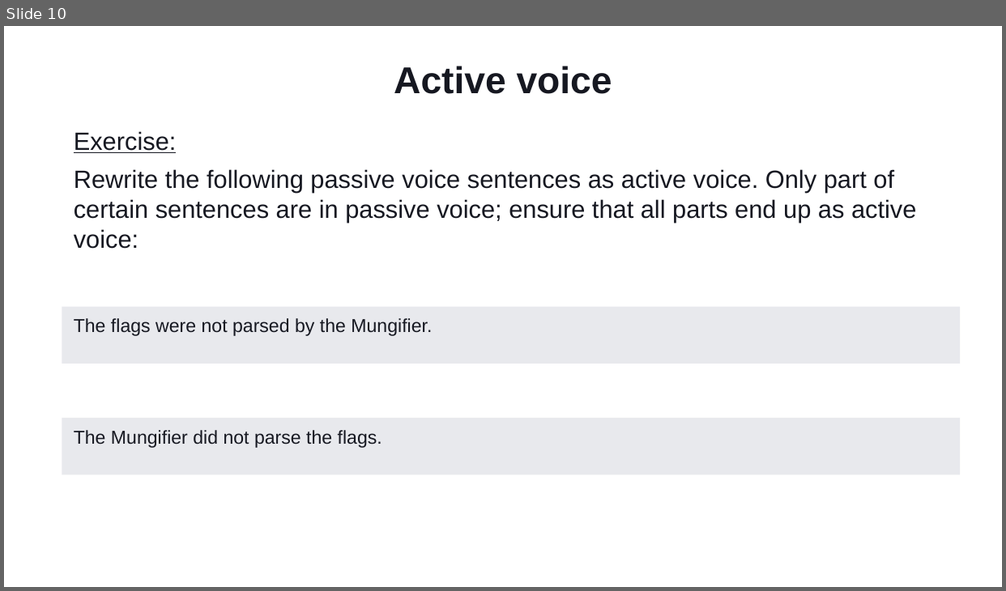
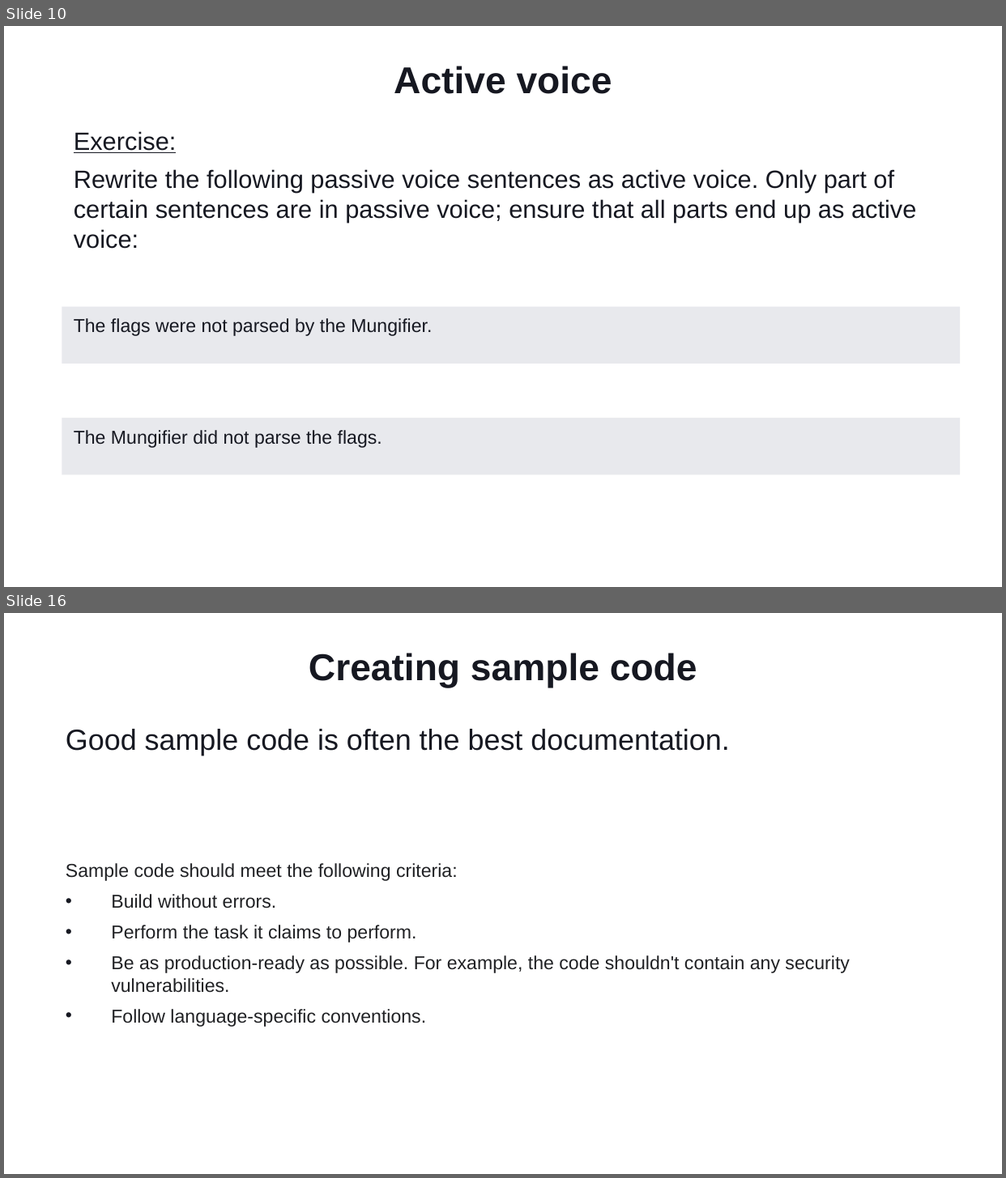
Before and after one commit to Ungerfall/ungerfall.github.io, a slide deck: presentation/tech-writing/tech-writing-azure-static-web-apps.pptx. Shown one above the other, each under a label of ours: slide 10 before the commit, slides 10 and 16 after it; the slides between them are not shown. The pictures are 1006x591 and 1006x1178 pixels, drawn with LibreOffice and Linux fonts; fonts in the diff are those of the drawing; background and template pictures are left out. Boxes give left, top, right and bottom in pixels: in the first picture for what was removed or moved away, otherwise in the second. Text is boxed around its words. In the diff, an @@ line names an element or a change of style, - is before the commit and + after.

```diff
--- a/presentation/tech-writing/tech-writing-azure-static-web-apps.pptx
+++ b/presentation/tech-writing/tech-writing-azure-static-web-apps.pptx
@@ slide 16 added at (x1=4, y1=613, x2=1002, y2=1174), background #FFFFFF @@
@@ title added at (x1=309, y1=653, x2=697, y2=688), 36 pt, text #161821, bold @@
+Creating sample code
@@ text added at (x1=66, y1=729, x2=729, y2=756), 28 pt, text #161821 @@
+Good sample code is often the best documentation.
@@ text added at (x1=66, y1=863, x2=850, y2=1027), 18 pt, text #202124 @@
+Sample code should meet the following criteria:
+• Build without errors.
+• Perform the task it claims to perform.
+• Be as production-ready as possible. For example, the code shouldn't contain any security vulnerabilities.
+• Follow language-specific conventions.
```
Also in this commit, not shown: 9 other slides added, 1 slide removed, 2 other files.
